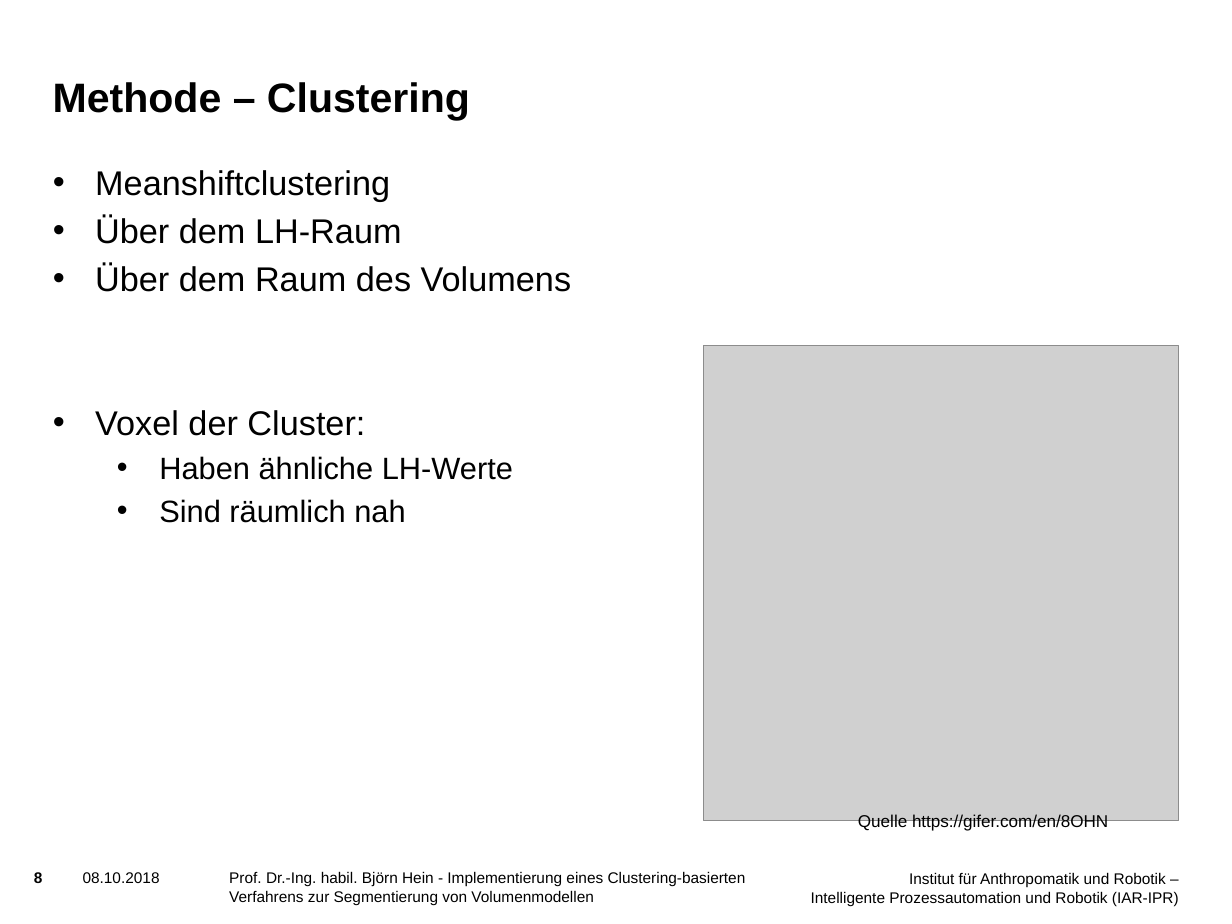
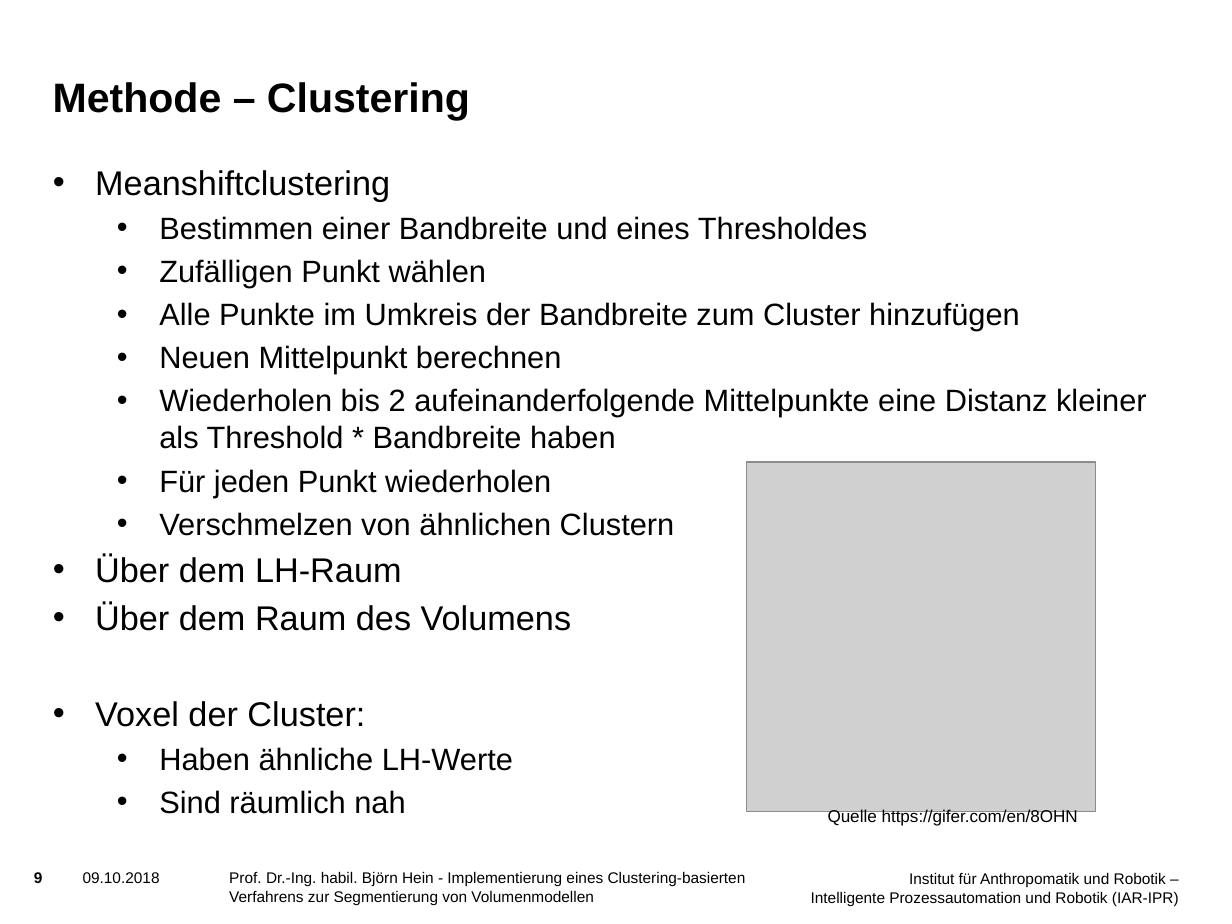
Before and after one commit to SchiriSchaf/Bachelorarbeit, a slide deck: slide 9 of Vortrag/Präsentation.pptx (slide 8 before the commit). Drawn at 1232x924 pixels with LibreOffice and Linux fonts; fonts in the diff are those of the drawing; grey boxes stand for pictures; background and template pictures are left out. Boxes give left, top, right and bottom in pixels: in the first picture for what was removed or moved away, otherwise in the second. Text is boxed around its words. In the diff, an @@ line names an element or a change of style, - is before the commit and + after.

Commit message:
Präsentation

```diff
--- a/Vortrag/Präsentation.pptx
+++ b/Vortrag/Präsentation.pptx
@@ text at (159,216,1147,536): paragraphs added @@
+  • Bestimmen einer Bandbreite und eines Thresholdes
+  • Zufälligen Punkt wählen
+  • Alle Punkte im Umkreis der Bandbreite zum Cluster hinzufügen
+  • Neuen Mittelpunkt berechnen
+  • Wiederholen bis 2 aufeinanderfolgende Mittelpunkte eine Distanz kleiner als Threshold * Bandbreite haben
+  • Für jeden Punkt wiederholen
+  • Verschmelzen von ähnlichen Clustern
@@ picture: place and size @@
-picture at (703,346,1179,822)
+picture at (747,462,1096,812)
@@ text "Quelle https://gifer.com/en/8OHN": place and size @@
-text "Quelle https://gifer.com/en/8OHN" at (858,814,1108,831)
+text "Quelle https://gifer.com/en/8OHN" at (828,809,1078,826)
@@ text at (83,872,160,883): text changed @@
-08.10.2018
+09.10.2018
```
Also in this commit, not shown: 19 other slides changed, 2 slides added, 3 other files.
